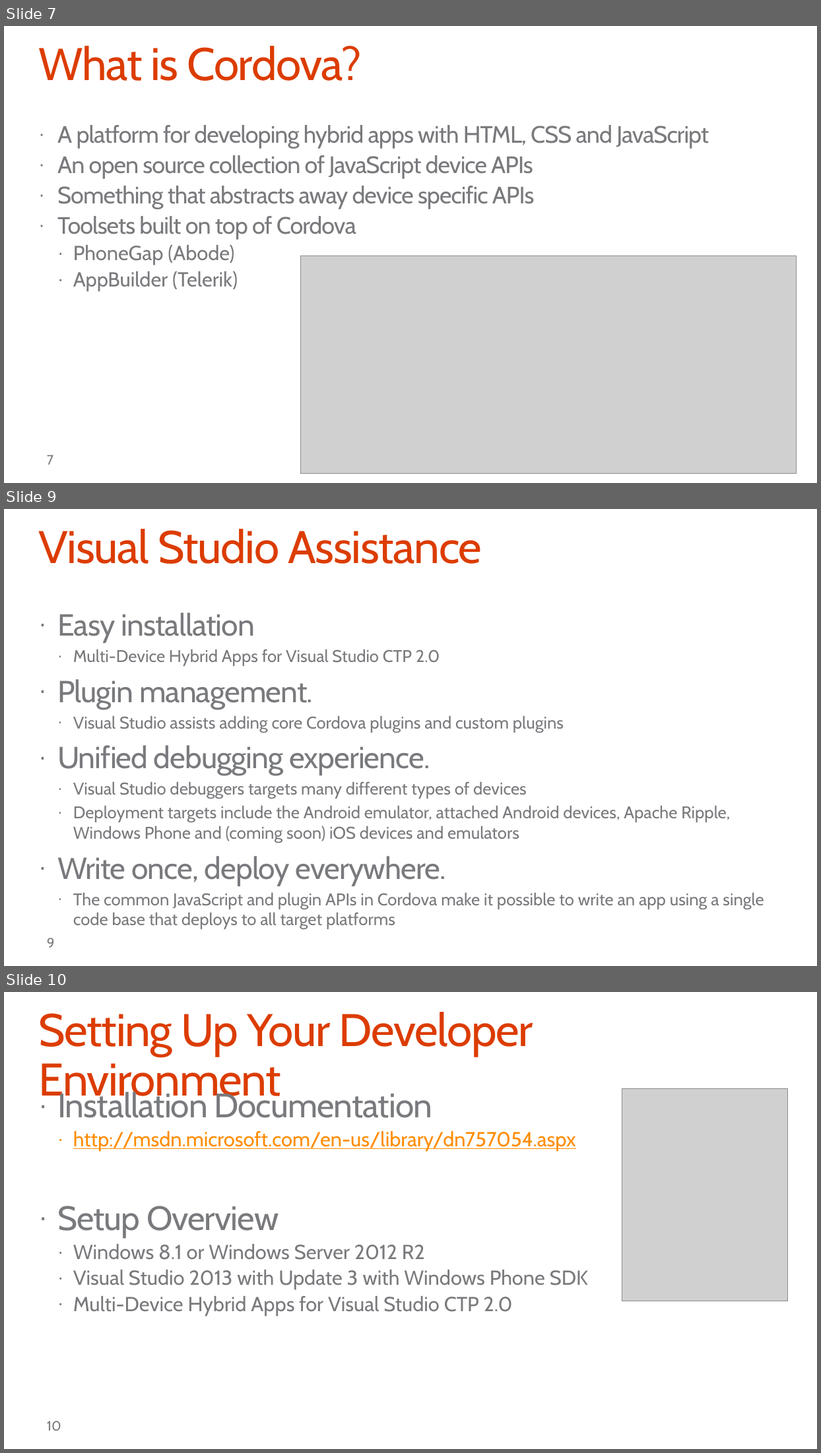
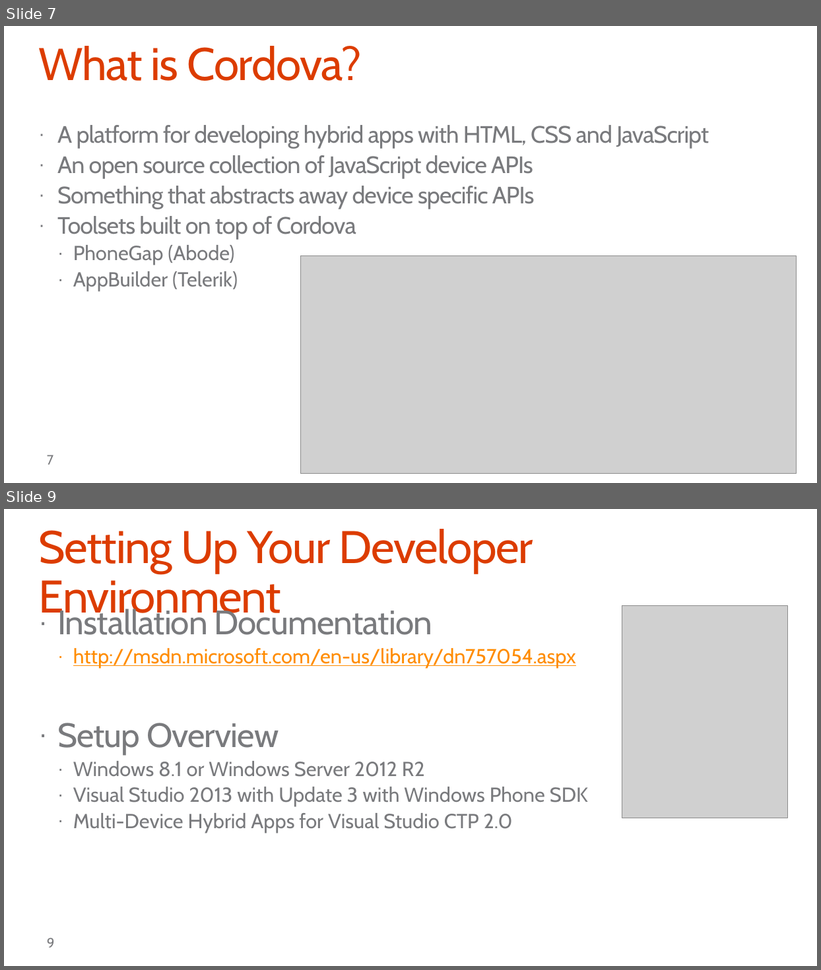
Before and after one commit to OfficeDev/TrainingContent, a slide deck: O3654-1 Deep dive into Mobile Development with Office 365 and Cordova/O3654-1 Deep dive into Mobile Development with Office 365 and Cordova.pptx. Shown one above the other, each under a label of ours: slides 7, 9 and 10 before the commit, slides 7 and 9 after it; the slides between them are not shown. The pictures are 821x1453 and 821x970 pixels, drawn with LibreOffice and Linux fonts; fonts in the diff are those of the drawing; grey boxes stand for pictures; background and template pictures are left out. Boxes give left, top, right and bottom in pixels: in the first picture for what was removed or moved away, otherwise in the second. Text is boxed around its words. In the diff, an @@ line names an element or a change of style, - is before the commit and + after.

Commit message:
Update to Cordova Deck

```diff
--- a/O3654-1 Deep dive into Mobile Development with Office 365 and Cordova/O3654-1 Deep dive into Mobile Development with Office 365 and Cordova.pptx
+++ b/O3654-1 Deep dive into Mobile Development with Office 365 and Cordova/O3654-1 Deep dive into Mobile Development with Office 365 and Cordova.pptx
@@ slide 9 removed at (x1=4, y1=509, x2=817, y2=966), background #FFFFFF @@
@@ title removed at (x1=38, y1=529, x2=482, y2=564) @@
-Visual Studio Assistance
@@ text removed at (x1=57, y1=613, x2=764, y2=929) @@
-· Easy installation
-  · Multi-Device Hybrid Apps for Visual Studio CTP 2.0
-· Plugin management.
-  · Visual Studio assists adding core Cordova plugins and custom plugins
-· Unified debugging experience.
-  · Visual Studio debuggers targets many different types of devices
-  · Deployment targets include the Android emulator, attached Android devices, Apache Ripple, Windows Phone and (coming soon) iOS devices and emulators
-· Write once, deploy everywhere.
-  · The common JavaScript and plugin APIs in Cordova make it possible to write an app using a single code base that deploys to all target platforms
@@ page number removed at (x1=47, y1=938, x2=55, y2=948) @@
-9
@@ what was slide 10 is now slide 9 @@
@@ page number at (x1=47, y1=938, x2=55, y2=948): text changed @@
-10
+9
```
Also in this commit, not shown: 1 slide changed.
